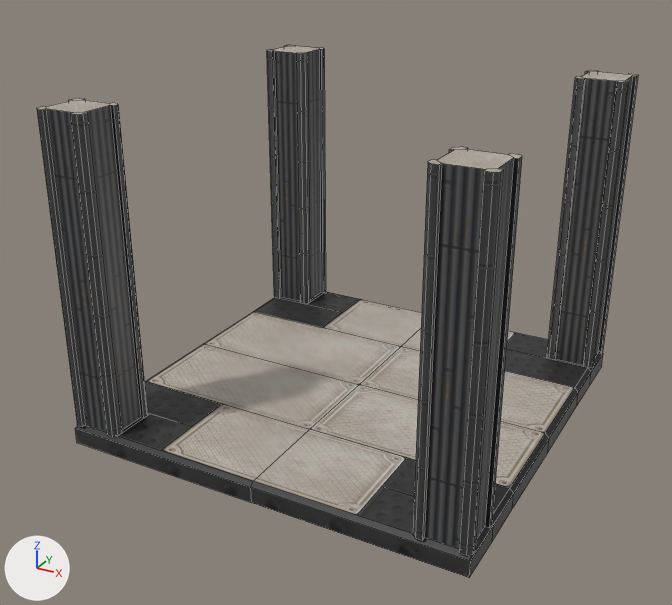
Renders of the FBX model MazeVR-Server/Assets/Models/Corridor_Crossroad_Rework.fbx from each side of a commit.
Camera for both pictures: a 50 mm camera at (3.86, -7.5, 4.61) aimed at (-0.1, -0.3, 1.01). Arrows for +X, +Y and +Z are at lower left; the lights stay in place. Mesh edges are drawn as thin lines. Where no turn or scale is listed for an object, it has been applied to the vertices.

Before the edit, the objects in view are built like this:
```python
me_plane_028 = bpy.data.meshes.new('Plane.028')
me_plane_028.from_pydata(...)  # 273 vertices, 176 faces; spans x -2.0..2.0, y -2.0..2.0, z -0.2..3.0
me_plane_028.materials.append(mat_texture_set_a)  # picture img_texture_set_a_jpg
ob_corridor_crossroad_rework = bpy.data.objects.new('Corridor_Crossroad_Rework', me_plane_028)
ob_corridor_crossroad_rework.location = (0.0, 0.0, 0.0)
```
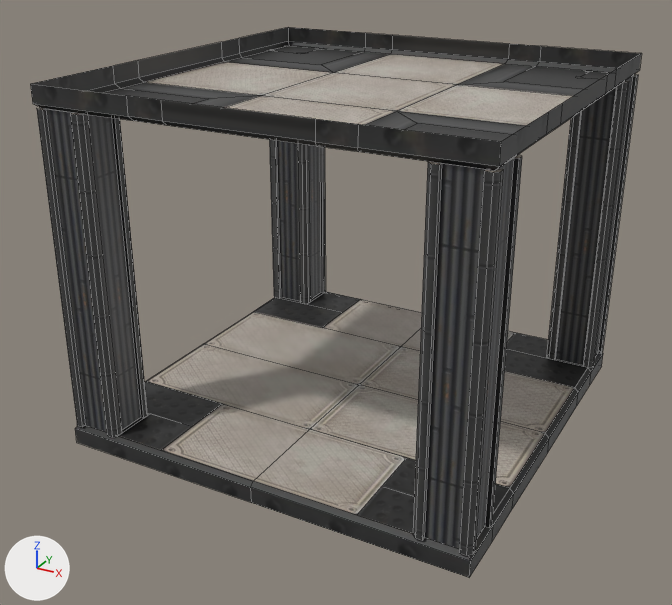
What changed in the scene script:
```text
Change me_plane_028:
    used by ob_corridor_crossroad_rework; location = (0.0, 0.0, 0.0)
    remove me_plane_028.from_pydata(...)  # 273 vertices, 176 faces; spans x -2.0..2.0, y -2.0..2.0, z -0.2..3.0
    add me_plane_028.from_pydata(...)  # 341 vertices, 233 faces; spans x -2.0..2.0, y -2.0..2.0, z -0.2..3.2
    me_plane_028 part 1: a new loose piece of 68 vertices spanning x -2.0..2.0, y -2.0..2.0, z 3.0..3.2, in mat_texture_set_a (picture img_texture_set_a_jpg)
```

Boxes (x1, y1, x2, y2) around the edits, measured in the pictures (672 x 605 px):
'Corridor_Crossroad_Rework', reshaped: before (37, 45, 638, 578); after (30, 27, 642, 578)
part 1 of me_plane_028, added: after (30, 27, 642, 171)
